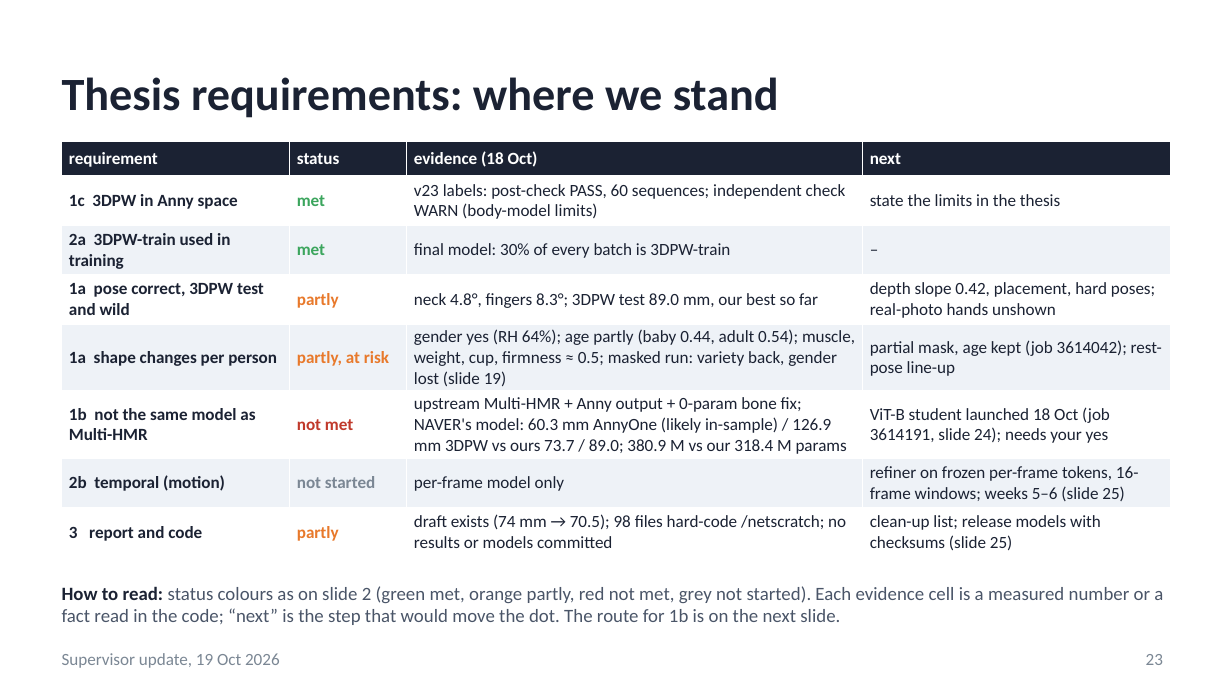
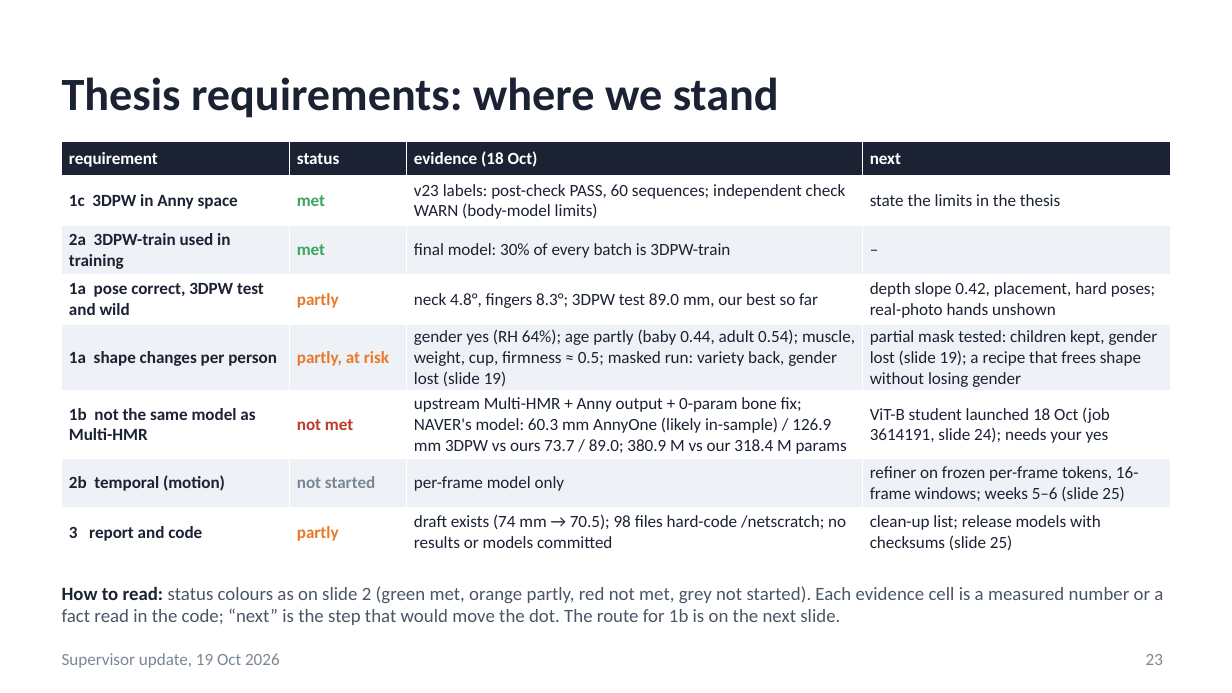
Before and after one commit to saadnajib/Multi-Person-Whole-Body-Human-Mesh-Recovery-in-a-Single-Shot-with-Annyone-dataset-and-3dpw-dataset, a slide deck: slide 23 of docs/supervisor_update_2026-10-19.pptx. Drawn at 1232x693 pixels with LibreOffice and Linux fonts; fonts in the diff are those of the drawing. Boxes give left, top, right and bottom in pixels: in the first picture for what was removed or moved away, otherwise in the second. Text is boxed around its words. In the diff, an @@ line names an element or a change of style, - is before the commit and + after.

```diff
--- a/docs/supervisor_update_2026-10-19.pptx
+++ b/docs/supervisor_update_2026-10-19.pptx
@@ table at (x1=62, y1=142, x2=1170, y2=554) @@
-row 5, column 4: partial mask, age kept (job 3614042); rest-pose line-up
+row 5, column 4: partial mask tested: children kept, gender lost (slide 19); a recipe that frees shape without losing gender
```
Also in this commit, not shown: 3 other slides changed, 21 other files.
